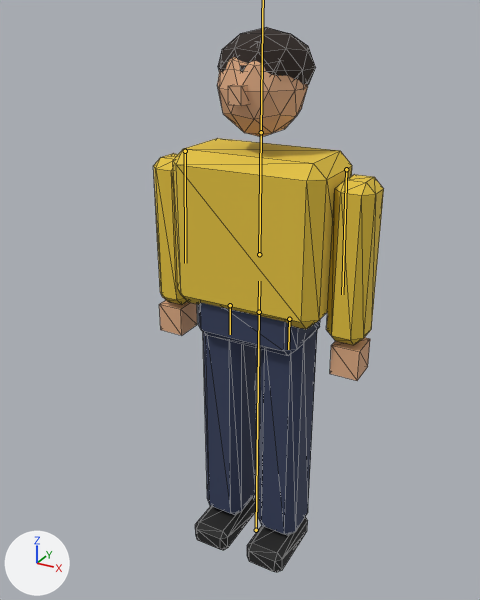
Renders of the glTF model public/assets/player.glb from each side of a commit.
Rendered twice from a camera (50 mm lens) standing at (0.903, -1.772, 1.835) and looking at (-0.017, -0.1, 0.998). Lighting does not change. The marker at lower left points along +X, +Y and +Z. The picture after the commit comes second. The bones that bend it are drawn over the model as lines. Mesh edges are drawn as thin lines.

The first picture shows 'player_arm.L', 'player_arm.R', 'player_hair', 'player_hand.L', 'player_hand.R', 'player_head', 'player_leg.L', 'player_leg.R', 'player_nose', 'player_pelvis', 'player_shoe.L', 'player_shoe.R', 'player_torso'.
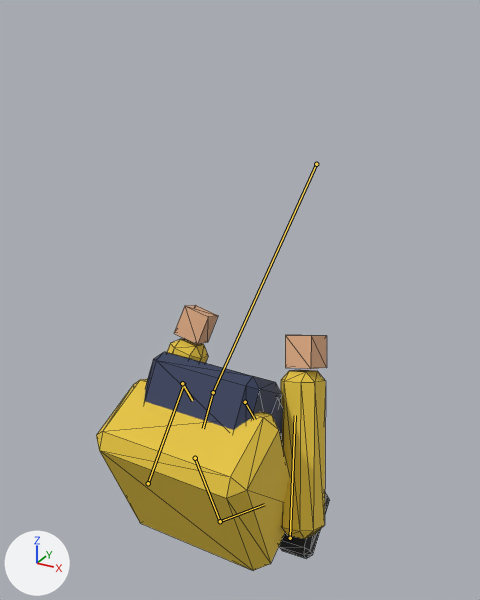
The newer file adds an action. The first version stands in its rest pose; the second is drawn at frame 3 of the action 'Roll'.

Where the change shows, as pixel boxes (x1, y1, x2, y2) in the pictures (480 x 600 px):
```json
{"object": "player_torso", "change": "posed", "before": [173, 138, 352, 329], "after": [96, 379, 289, 571], "on screen": "8% wider"}
{"object": "player_arm.L", "change": "posed", "before": [326, 175, 384, 345], "after": [280, 370, 326, 539], "on screen": "20% narrower"}
{"object": "player_pelvis", "change": "posed", "before": [198, 302, 320, 356], "after": [145, 352, 282, 430]}
{"object": "player_leg.L", "change": "posed", "before": [258, 327, 317, 535], "after": [269, 397, 283, 438]}
{"object": "player_leg.R", "change": "posed", "before": [203, 332, 257, 515], "on screen": "not visible afterwards"}
{"object": "player_head", "change": "posed", "before": [217, 57, 308, 137], "on screen": "not visible afterwards"}
{"object": "player_arm.R", "change": "posed", "before": [153, 154, 187, 305], "after": [167, 339, 208, 363]}
{"object": "player_hair", "change": "posed", "before": [218, 27, 316, 85], "on screen": "not visible afterwards"}
{"object": "player_hand.L", "change": "posed", "before": [330, 338, 370, 381], "after": [285, 335, 327, 369]}
{"object": "player_shoe.L", "change": "posed", "before": [247, 517, 308, 572], "after": [279, 492, 330, 558], "on screen": "16% narrower, 20% taller"}
{"object": "player_hand.R", "change": "posed", "before": [159, 300, 197, 335], "after": [174, 305, 218, 344]}
{"object": "player_nose", "change": "posed", "before": [228, 84, 248, 106], "on screen": "not visible afterwards"}
{"bone": "root", "before": "(256, 530) to (259, 312)", "after": "(316, 164) to (213, 392)"}
{"bone": "hips", "before": "(259, 312) to (259, 281)", "after": "(213, 392) to (203, 428)"}
{"bone": "chest", "before": "(259, 254) to (261, 132)", "after": "(195, 458) to (220, 521)"}
{"bone": "arm.L", "before": "(346, 169) to (342, 294)", "after": "(290, 538) to (295, 415)"}
{"bone": "arm.R", "before": "(185, 151) to (185, 263)", "after": "(148, 483) to (184, 382)"}
{"bone": "leg.L", "before": "(289, 319) to (288, 349)", "after": "(245, 402) to (255, 419)"}
{"bone": "leg.R", "before": "(230, 305) to (230, 334)", "after": "(182, 383) to (192, 400)"}
```

The change, as JSON lines over the scene's bpy script:
```json
{"block": "bone_root", "where": "bone_root = bpy.data.objects['Player'].pose.bones['root']"}
{"op": "set", "path": "bone_root.location", "old": "(0.0, 0.0, 0.0)", "new": "(0.0, 1.324, -0.439)"}
{"op": "set", "path": "bone_root.rotation_quaternion", "old": "(1.0, 0.0, 0.0, 0.0)", "new": "(0.448, 0.894, 0.0, 0.0)", "note": "degrees (0, 0, 0) -> degrees (127, 0, 0)"}
{"block": "bone_hips", "where": "bone_hips = bpy.data.objects['Player'].pose.bones['hips']  # child of 'root'"}
{"op": "set", "path": "bone_hips.rotation_quaternion", "old": "(1.0, 0.0, 0.0, 0.0)", "new": "(0.985, 0.174, 0.0, 0.0)", "note": "degrees (0, 0, 0) -> degrees (20, 0, 0)"}
{"block": "bone_chest", "where": "bone_chest = bpy.data.objects['Player'].pose.bones['chest']  # child of 'hips'"}
{"op": "set", "path": "bone_chest.rotation_quaternion", "old": "(1.0, 0.0, 0.0, 0.0)", "new": "(0.887, 0.462, 0.0, 0.0)", "note": "degrees (0, 0, 0) -> degrees (55, 0, 0)"}
{"block": "bone_arm_l", "where": "bone_arm_l = bpy.data.objects['Player'].pose.bones['arm.L']  # child of 'chest'"}
{"op": "set", "path": "bone_arm_l.rotation_quaternion", "old": "(1.0, 0.0, 0.0, 0.0)", "new": "(0.917, -0.38, -0.047, 0.113)", "note": "degrees (0, 0, 0) -> degrees (-45, 0, 14)"}
{"block": "bone_arm_r", "where": "bone_arm_r = bpy.data.objects['Player'].pose.bones['arm.R']  # child of 'chest'"}
{"op": "set", "path": "bone_arm_r.rotation_quaternion", "old": "(1.0, 0.0, 0.0, 0.0)", "new": "(0.917, -0.38, 0.047, -0.113)", "note": "degrees (0, 0, 0) -> degrees (-45, 0, -14)"}
{"block": "bone_head", "where": "bone_head = bpy.data.objects['Player'].pose.bones['head']  # child of 'chest'"}
{"op": "set", "path": "bone_head.rotation_quaternion", "old": "(1.0, 0.0, 0.0, 0.0)", "new": "(0.94, 0.342, 0.0, 0.0)", "note": "degrees (0, 0, 0) -> degrees (40, 0, 0)"}
{"block": "bone_leg_l", "where": "bone_leg_l = bpy.data.objects['Player'].pose.bones['leg.L']  # child of 'hips'"}
{"op": "set", "path": "bone_leg_l.rotation_quaternion", "old": "(1.0, 0.0, 0.0, 0.0)", "new": "(0.537, -0.843, -0.029, 0.019)", "note": "degrees (0, 0, 0) -> degrees (-115, 0, 4)"}
{"block": "bone_leg_r", "where": "bone_leg_r = bpy.data.objects['Player'].pose.bones['leg.R']  # child of 'hips'"}
{"op": "set", "path": "bone_leg_r.rotation_quaternion", "old": "(1.0, 0.0, 0.0, 0.0)", "new": "(0.537, -0.843, 0.029, -0.019)", "note": "degrees (0, 0, 0) -> degrees (-115, 0, -4)"}
```
